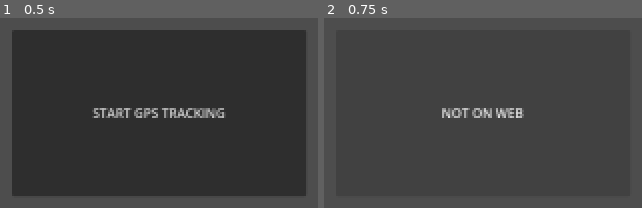
Above: before the commit, frames 1-2 (left to right).
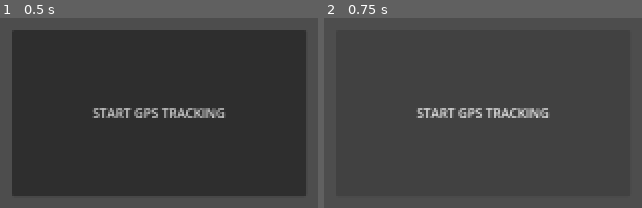
Above: after the commit, the same moments.

Repository: thmsdmp-lgtm/TIPNav-Prototype
Game: Godot game, scene res://scenes/main.tscn
Two runs of this game, one before a commit and one after it. Both use one fixed random seed, a clock stepped at 60 frames per second and the inputs below.
Inputs:
- Up to frame 1 (0.5 s): no input
- Up to frame 2 (0.75 s): click "START GPS TRACKING" at 0.5 s

Frame 1 is identical in both runs. In frame 2, 1.6% of the frame differs, in the area x 28-72%, y 47-53%.

Commit message:
heading & label logic
moved label logic to separate script
implemented heading

Diff:
--- a/scenes/main.tscn
+++ b/scenes/main.tscn
@@ -29,22 +29,22 @@
 
 [node name="Lat" type="Label" parent="UI/CanvasLayer/Container" unique_id=581806648]
 layout_mode = 2
-text = "LATITUDE"
 horizontal_alignment = 1
 
 [node name="Long" type="Label" parent="UI/CanvasLayer/Container" unique_id=701958305]
 layout_mode = 2
-text = "LATITUDE"
 horizontal_alignment = 1
 
 [node name="Alt" type="Label" parent="UI/CanvasLayer/Container" unique_id=2125977871]
 layout_mode = 2
-text = "ALTITUDE"
 horizontal_alignment = 1
 
 [node name="PosAcc" type="Label" parent="UI/CanvasLayer/Container" unique_id=1275106513]
 layout_mode = 2
-text = "POS ACC"
+horizontal_alignment = 1
+
+[node name="Heading" type="Label" parent="UI/CanvasLayer/Container" unique_id=1371104935]
+layout_mode = 2
 horizontal_alignment = 1
 
 [node name="StartButton" type="Button" parent="UI/CanvasLayer" unique_id=2014055616]
--- a/scripts/gps_manager.gd
+++ b/scripts/gps_manager.gd
@@ -3,13 +3,6 @@
 
 # ID returned by watchPosition()
 var _watch_id := -1
-
-@onready var labelContainer = $"../UI/CanvasLayer/Container"
-@onready var startButton = $"../UI/CanvasLayer/StartButton"
-@onready var latLabel = $"../UI/CanvasLayer/Container/Lat"
-@onready var longLabel = $"../UI/CanvasLayer/Container/Long"
-@onready var altLabel = $"../UI/CanvasLayer/Container/Alt"
-@onready var posAccLabel = $"../UI/CanvasLayer/Container/PosAcc"
 
 # local vars for window and nav
 var window
@@ -54,7 +47,7 @@
 
 func start_watching_gps():
 	if !OS.has_feature("web"):
-		startButton.text = "NOT ON WEB"
+		print("NOT ON WEB")
 		return
 
 	window = JavaScriptBridge.get_interface("window")
@@ -71,21 +64,18 @@
 	if _watch_id != -1:
 		return
 
-	startButton.visible = false
-	labelContainer.visible = true
-
 	print("Starting GPS watch...")
 
 	if window == null:
-		startButton.text = "FAILED TO GET WINDOW"
+		print("FAILED TO GET WINDOW")
 		return
 
 	if navigator == null:
-		startButton.text = "NO NAVIGATOR"
+		print("NO NAVIGATOR")
 		return
 
 	if navigator.geolocation == null:
-		startButton.text = "NO GEOLOCATION"
+		print("NO GEOLOCATION")
 		return
 
 	var options = JavaScriptBridge.create_object("Object")
@@ -127,12 +117,6 @@
 
 	gps_changed.emit(position)
 
-	latLabel.text = "LATITUDE: " + str(position.latitude)
-	longLabel.text = "LONGITUDE: " + str(position.longitude)
-	altLabel.text = "ALTITUDE: " + str(position.altitude)
-
-	posAccLabel.text = "POSITION ACCURACY: " + str(position.accuracy)
-
 	print("GPS Updated")
 
 func _on_gps_error(args: Array) -> void:
@@ -140,12 +124,6 @@
 
 	gps_signal.emit(false,error.code)
 	print("GPS Error:", error.code, error.message)
-
-	latLabel.text = "LATITUDE: --"
-	longLabel.text = "LONGITUDE: --"
-	altLabel.text = "ALTITUDE: --"
-
-	posAccLabel.text = "POSITION ACCURACY: --"
 
 	match int(error.code):
 		1:
--- a/scripts/heading_manager.gd
+++ b/scripts/heading_manager.gd
@@ -13,36 +13,50 @@
 	if OS.has_feature("web"):
 		_js_callback = JavaScriptBridge.create_callback(_on_js_heading_update)
 
-func check_heading_permission() -> void:
+## Checks permission and returns the status string ("granted", "prompt", etc.)
+func check_heading_permission() -> String:
 	if not OS.has_feature("web"):
 		_emit_error("Heading API is only available on Web exports.")
 		permission_status_changed.emit("unsupported")
-		return
+		return "unsupported"
 
 	var window = JavaScriptBridge.get_interface("window")
 
+	if not window or not ("DeviceOrientationEvent" in window):
+		permission_status_changed.emit("unsupported")
+		return "unsupported"
+
 	# iOS 13+ specific permission check
 	if window.DeviceOrientationEvent and window.DeviceOrientationEvent.requestPermission:
-		# iOS doesn't let us query state directly without invoking the request,
-		# but we can check if it's available. We default to "prompt" status.
 		permission_status_changed.emit("prompt")
+		return "prompt"
 	else:
 		# Android / Desktop standard behavior (usually granted by default if sensor exists)
 		permission_status_changed.emit("granted")
+		return "granted"
 
 func start_watching_heading() -> void:
 	if _is_watching: return
 	if not OS.has_feature("web"): return
 
+	# --- PRE-FLIGHT PERMISSION CHECK ---
+	var current_status = check_heading_permission()
+	if current_status == "unsupported":
+		error_occurred.emit(false)
+		return
+
+	error_occurred.emit(true)
+
 	var window = JavaScriptBridge.get_interface("window")
 
 	# iOS Handling (Requires explicit permission request triggered by a user gesture)
 	if window.DeviceOrientationEvent and window.DeviceOrientationEvent.requestPermission:
+
 		var promise = window.DeviceOrientationEvent.requestPermission()
 
 		# Set up callbacks for the Promise
 		var on_granted = JavaScriptBridge.create_callback(func(args):
-			var response = args[0]
+			var response = args[0] # "granted" or "denied"
 			permission_status_changed.emit(response)
 			if response == "granted":
 				_attach_listener(window)
@@ -68,8 +82,9 @@
 	var window = JavaScriptBridge.get_interface("window")
 
 	# Remove listeners for both iOS and Android variants
-	window.removeEventListener("deviceorientationabsolute", _js_callback)
-	window.removeEventListener("deviceorientation", _js_callback)
+	if window:
+		window.removeEventListener("deviceorientationabsolute", _js_callback)
+		window.removeEventListener("deviceorientation", _js_callback)
 
 	_is_watching = false
 
@@ -94,8 +109,6 @@
 		heading = float(event.webkitCompassHeading)
 	# Android / Web Standard (alpha is 0 to 360, absolute flag ensures it's earth-relative)
 	elif "alpha" in event and event.alpha != null:
-		# If it's standard deviceorientation, alpha can be relative to where the device started.
-		# If absolute, it's relative to Earth's north.
 		# WebKit / iOS goes 0-360 clockwise. Alpha is 0-360 counter-clockwise, so we invert it.
 		heading = 360.0 - float(event.alpha)
 
--- a/scripts/start_button.gd
+++ b/scripts/start_button.gd
@@ -1,4 +1,40 @@
 extends Button
 
+@onready var labelContainer = $"../Container"
+@onready var startButton = $"."
+@onready var latLabel = $"../Container/Lat"
+@onready var longLabel = $"../Container/Long"
+@onready var altLabel = $"../Container/Alt"
+@onready var headingLabel = $"../Container/Heading"
+@onready var posAccLabel = $"../Container/PosAcc"
+
+func _ready():
+	%gpsManager.gps_changed.connect(gps_changed)
+	%headingManager.heading_changed.connect(heading_changed)
+
+func heading_changed(heading):
+	headingLabel.text = "HEADING: " + str(heading)
+
+func gps_changed(position):
+	latLabel.text = "LATITUDE: " + str(position.latitude)
+	longLabel.text = "LONGITUDE: " + str(position.longitude)
+	altLabel.text = "ALTITUDE: " + str(position.altitude)
+	posAccLabel.text = "POSITION ACCURACY: " + str(position.accuracy)
+
 func _on_pressed() -> void:
+	# start tracking gps
 	%gpsManager.start_watching_gps()
+
+	var gps_result = await  %gpsManager.gps_signal
+
+	# start tracking heading
+	%headingManager.start_watching_heading()
+
+	var heading_result = await %headingManager.error_occurred
+
+	if heading_result and gps_result[0]:
+		startButton.visible = false
+		labelContainer.visible = true
+	else:
+		%headingManager.stop_watching_heading()
+		%gpsManager.stop_watching_gps()
Not shown, changed: index.html
Not shown, changed: index.pck
